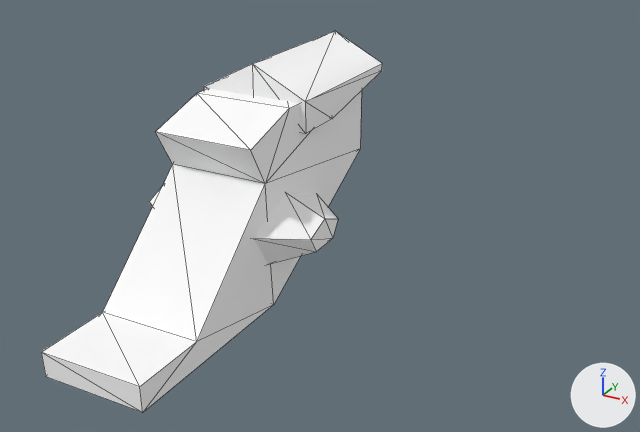
An edit to the OBJ model Assets/Art/Nova1492/GXConverted/Models/UnitParts/Bodies/datan_common_body30_ozs_fbb4c433.obj, drawn before and after from the same camera.
The view is the same before and after, from a camera (50 mm lens) standing at (1.207, -1.438, 1.122) and looking at (0.196, 0.4, 0.203). Every picture has the same lights, and +X, +Y and +Z are marked at lower right. The older version comes first. Mesh edges are drawn as thin lines. Where no turn or scale is listed for an object, it has been applied to the vertices.

The older version as bpy lines, for what is in view:
```python
me_datan_common_body30_ozs_fbb4c433 = bpy.data.meshes.new('datan_common_body30_ozs_fbb4c433')
me_datan_common_body30_ozs_fbb4c433.from_pydata(...)  # 53 vertices, 78 faces; spans x -0.248..0.248, y -0.269..0.846, z -0.002..0.578
me_datan_common_body30_ozs_fbb4c433.materials.append(mat_datan_common_body30_ozs_fbb4c433)  # its picture is missing
ob_datan_common_body30_ozs_fbb4c433 = bpy.data.objects.new('datan_common_body30_ozs_fbb4c433', me_datan_common_body30_ozs_fbb4c433)
ob_datan_common_body30_ozs_fbb4c433.location = (0.0, 0.0, 0.0)
```
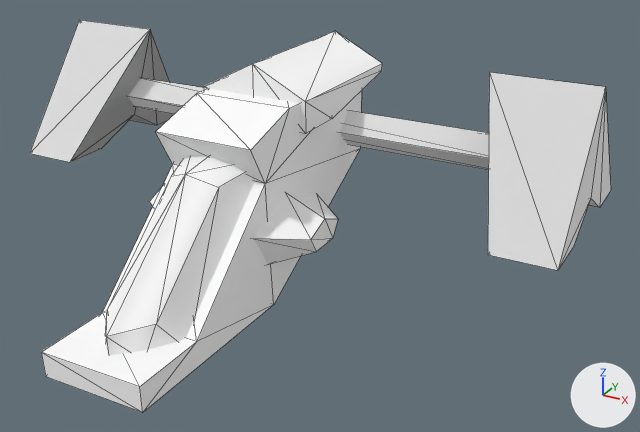
Where the change shows, as pixel boxes [x1, y1, x2, y2] in the pictures (640 x 432 px):
'datan_common_body30_ozs_fbb4c433_mesh03', added
    after: [488, 72, 611, 270]
'datan_common_body30_ozs_fbb4c433_mesh01', added
    after: [105, 156, 255, 355]
'datan_common_body30_ozs_fbb4c433_mesh04', added
    after: [30, 20, 174, 162]
'datan_common_body30_ozs_fbb4c433_mesh02', added
    after: [128, 78, 489, 170]

The change, as a list of edits to the scene's bpy script:
```text
Add me_datan_common_body30_ozs_fbb4c433_mesh04:
    me_datan_common_body30_ozs_fbb4c433_mesh04.from_pydata(...)  # 12 vertices, 20 faces; spans x -0.815..-0.532, y 0.389..0.938, z 0.203..0.563
    me_datan_common_body30_ozs_fbb4c433_mesh04.materials.append(mat_datan_common_body30_ozs_fbb4c433)  # its picture is missing
Add me_datan_common_body30_ozs_fbb4c433_mesh03:
    me_datan_common_body30_ozs_fbb4c433_mesh03.from_pydata(...)  # 12 vertices, 20 faces; spans x 0.532..0.815, y 0.389..0.938, z 0.203..0.563
    me_datan_common_body30_ozs_fbb4c433_mesh03.materials.append(mat_datan_common_body30_ozs_fbb4c433)  # its picture is missing
Add me_datan_common_body30_ozs_fbb4c433_mesh02:
    me_datan_common_body30_ozs_fbb4c433_mesh02.from_pydata([(0.659, 0.711, 0.357), (0.659, 0.662, 0.307), (-0.644, 0.662, 0.307), (-0.644, 0.711, 0.357), (0.659, 0.614, 0.357), (-0.644, 0.614, 0.357), (0.659, 0.662, 0.407), (-0.644, 0.662, 0.407)], [], [(0, 1, 2), (2, 3, 0), (1, 4, 5), (5, 2, 1), (4, 6, 7), (7, 5, 4), (6, 0, 3), (3, 7, 6)])
    me_datan_common_body30_ozs_fbb4c433_mesh02.materials.append(mat_datan_common_body30_ozs_fbb4c433)  # its picture is missing
Add me_datan_common_body30_ozs_fbb4c433_mesh01:
    me_datan_common_body30_ozs_fbb4c433_mesh01.from_pydata(...)  # 14 vertices, 18 faces; spans x -0.113..0.118, y -0.207..0.339, z 0.037..0.418
    me_datan_common_body30_ozs_fbb4c433_mesh01.materials.append(mat_datan_common_body30_ozs_fbb4c433)  # its picture is missing
Add ob_datan_common_body30_ozs_fbb4c433_mesh04:
    ob_datan_common_body30_ozs_fbb4c433_mesh04 = bpy.data.objects.new('datan_common_body30_ozs_fbb4c433_mesh04', me_datan_common_body30_ozs_fbb4c433_mesh04)
    ob_datan_common_body30_ozs_fbb4c433_mesh04.location = (0.0, 0.0, 0.0)
Add ob_datan_common_body30_ozs_fbb4c433_mesh03:
    ob_datan_common_body30_ozs_fbb4c433_mesh03 = bpy.data.objects.new('datan_common_body30_ozs_fbb4c433_mesh03', me_datan_common_body30_ozs_fbb4c433_mesh03)
    ob_datan_common_body30_ozs_fbb4c433_mesh03.location = (0.0, 0.0, 0.0)
Add ob_datan_common_body30_ozs_fbb4c433_mesh02:
    ob_datan_common_body30_ozs_fbb4c433_mesh02 = bpy.data.objects.new('datan_common_body30_ozs_fbb4c433_mesh02', me_datan_common_body30_ozs_fbb4c433_mesh02)
    ob_datan_common_body30_ozs_fbb4c433_mesh02.location = (0.0, 0.0, 0.0)
Add ob_datan_common_body30_ozs_fbb4c433_mesh01:
    ob_datan_common_body30_ozs_fbb4c433_mesh01 = bpy.data.objects.new('datan_common_body30_ozs_fbb4c433_mesh01', me_datan_common_body30_ozs_fbb4c433_mesh01)
    ob_datan_common_body30_ozs_fbb4c433_mesh01.location = (0.0, 0.0, 0.0)
```
